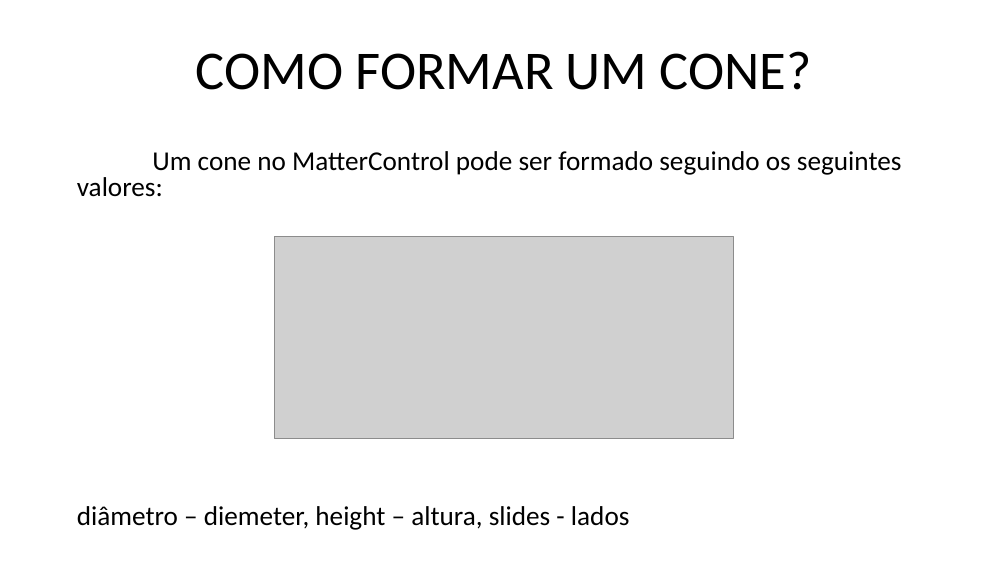
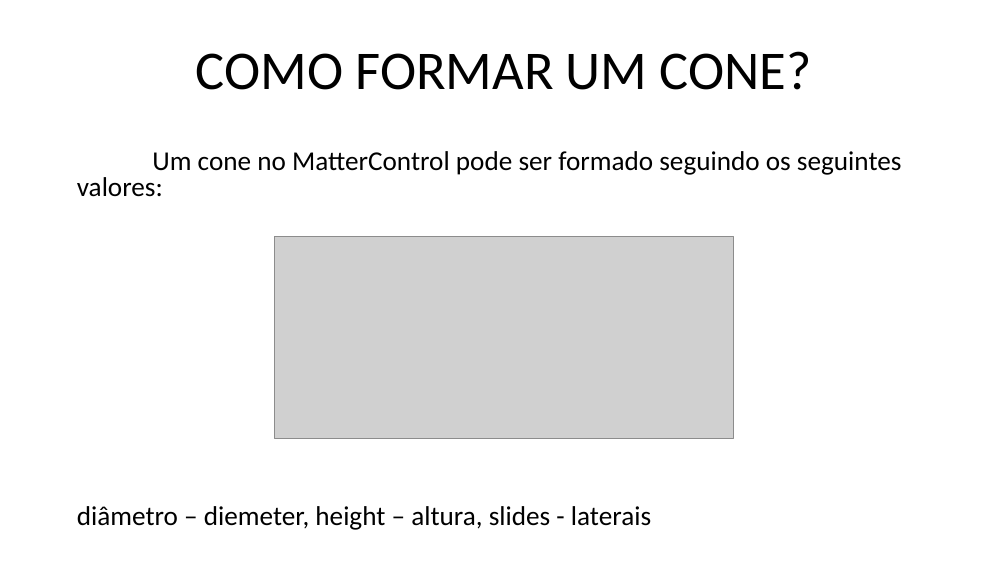
Before and after one commit to marcosdosea/ManualImpessora3D, a slide deck: slide 6 of Curso/Fundamentos de impressão 3D - Objetos.pptx (slide 8 before the commit). Drawn at 1008x567 pixels with LibreOffice and Linux fonts; fonts in the diff are those of the drawing; grey boxes stand for pictures. Boxes give left, top, right and bottom in pixels: in the first picture for what was removed or moved away, otherwise in the second. Text is boxed around its words. In the diff, an @@ line names an element or a change of style, - is before the commit and + after.

```diff
--- a/Curso/Fundamentos de impressão 3D - Objetos.pptx
+++ b/Curso/Fundamentos de impressão 3D - Objetos.pptx
@@ text at (77,506,651,530): text changed @@
-diâmetro – diemeter, height – altura, slides - lados
+diâmetro – diemeter, height – altura, slides - laterais
```
Also in this commit, not shown: 4 other slides changed, 3 slides added, 2 slides removed, 2 other files.
